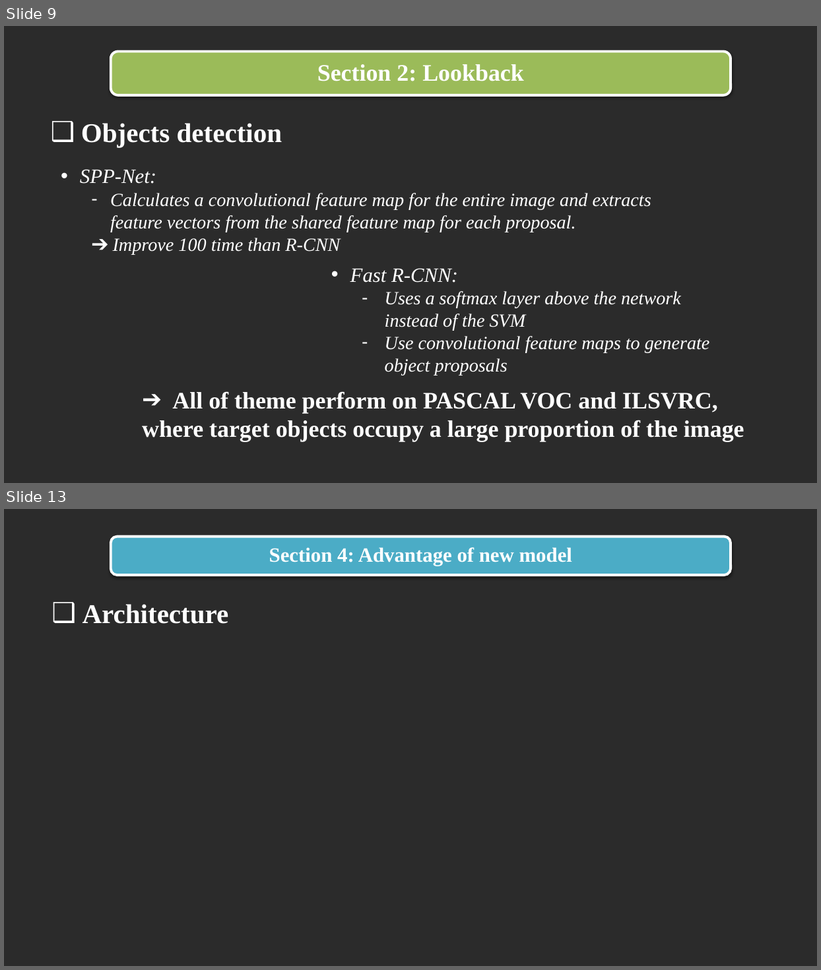
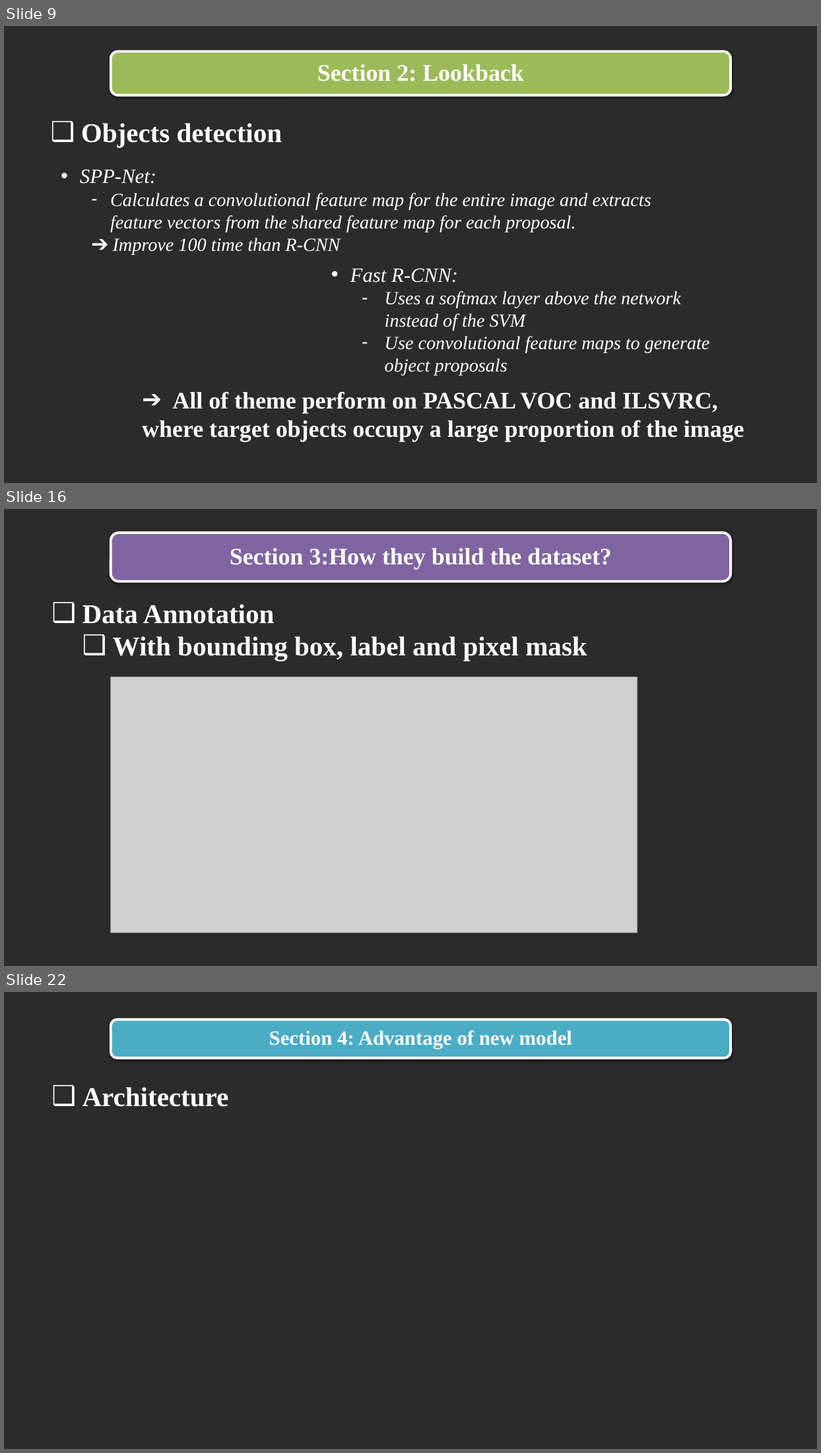
Before and after one commit to trandinhlam/document, a slide deck: AI_NangCao/slide/slide.pptx. Shown one above the other, each under a label of ours: slides 9 and 13 before the commit, slides 9, 16 and 22 after it; the slides between them are not shown. The pictures are 821x970 and 821x1453 pixels, drawn with LibreOffice and Linux fonts; fonts in the diff are those of the drawing; grey boxes stand for pictures; background and template pictures are left out; a plain dark background stands for a picture behind light text. Boxes give left, top, right and bottom in pixels: in the first picture for what was removed or moved away, otherwise in the second. Text is boxed around its words. In the diff, an @@ line names an element or a change of style, - is before the commit and + after.

Commit message:
update section 3 (dataset) in slide

```diff
--- a/AI_NangCao/slide/slide.pptx
+++ b/AI_NangCao/slide/slide.pptx
@@ slide 16 added at [4,509,817,966], background picture (left out) @@
@@ rounded rectangle added at [111,533,731,582], fill #8064A2, outline #FFFFFF 3 pt @@
@@ text added at [230,548,612,569], 28 pt, text #FFFFFF, bold @@
+Section 3:How they build the dataset?
@@ text added at [83,604,587,661], 32 pt, text #FFFFFF, bold @@
+❑ Data Annotation
+  ❑ With bounding box, label and pixel mask
@@ picture added at [111,677,638,933] @@
@@ what was slide 13 is now slide 22 @@
```
Also in this commit, not shown: 3 slides changed, 8 other slides added, 10 other files.
